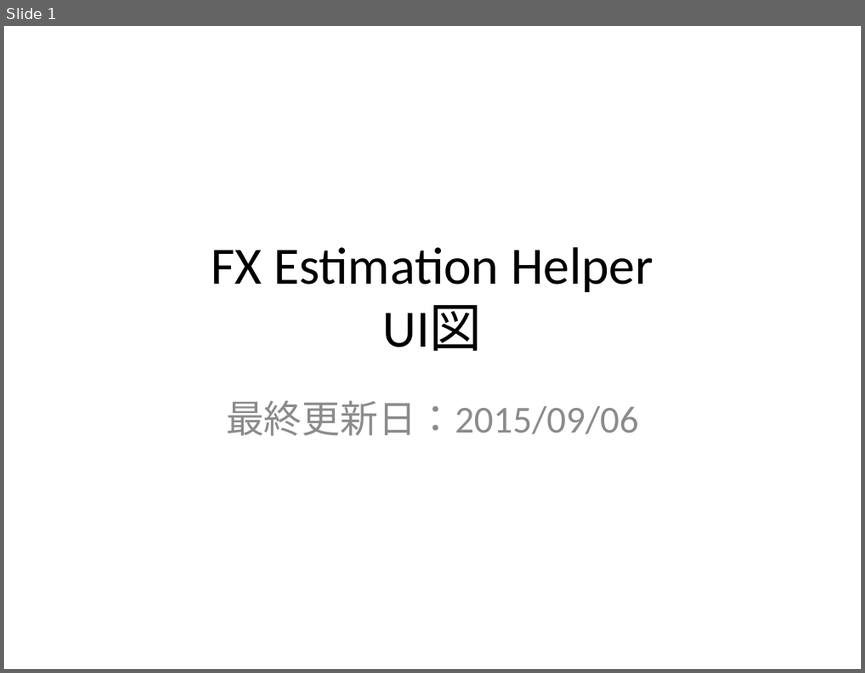
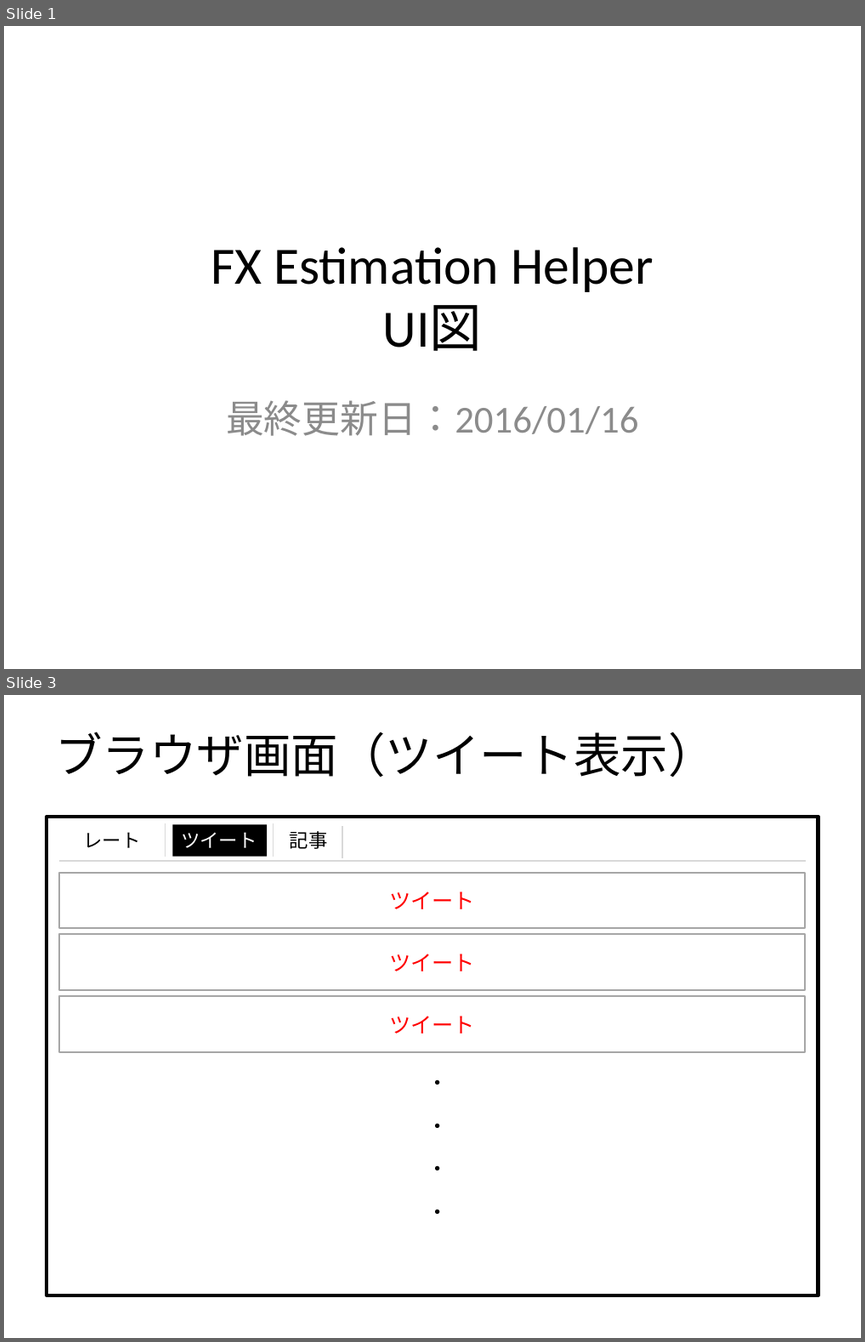
Before and after one commit to Leonis0813/chort, a slide deck: regulus/interface/ui.pptx. Shown one above the other, each under a label of ours: slide 1 before the commit, slides 1 and 3 after it; the slides between them are not shown. The pictures are 865x673 and 865x1342 pixels, drawn with LibreOffice and Linux fonts; fonts in the diff are those of the drawing. Boxes give left, top, right and bottom in pixels: in the first picture for what was removed or moved away, otherwise in the second. Text is boxed around its words. In the diff, an @@ line names an element or a change of style, - is before the commit and + after.

```diff
--- a/regulus/interface/ui.pptx
+++ b/regulus/interface/ui.pptx
@@ slide 3 added at <box>4,695,861,1338</box>, background #FFFFFF @@
@@ title added at <box>55,732,715,777</box>, 39.6 pt, text #000000 @@
+ブラウザ画面（ツイート表示）
@@ group added at <box>46,817,818,1295</box>: 6 rectangles, 4 lines, 2 texts @@
+レート
+ツイート
+記事
+ツイート
+ツイート
+ツイート
+・ ・ ・ ・
@@ slide 1 changed as well @@
@@ subtitle at <box>226,400,638,436</box>: text changed @@
-最終更新日：2015/09/06
+最終更新日：2016/01/16
```
Also in this commit, not shown: 2 other slides changed, 1 other slide added.
